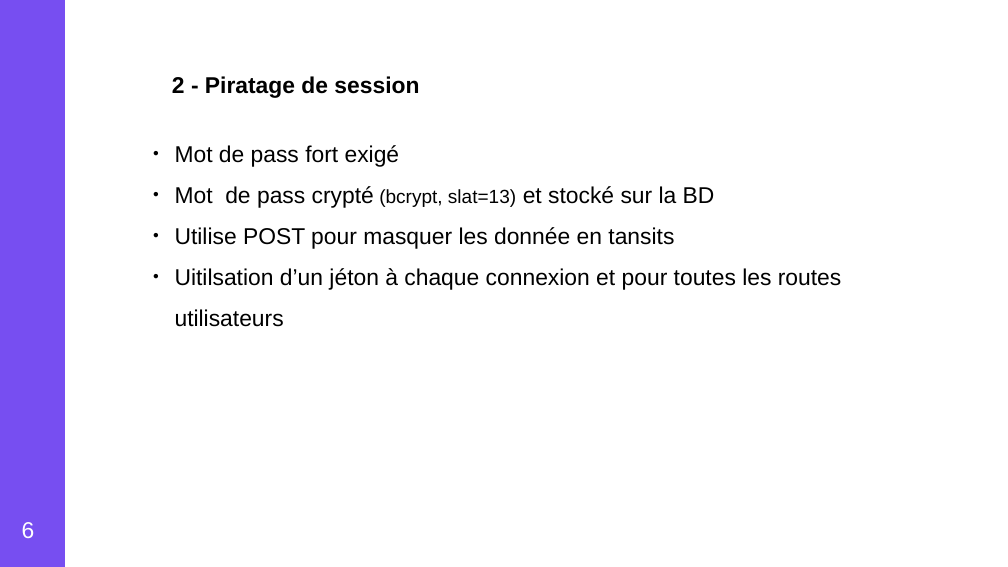
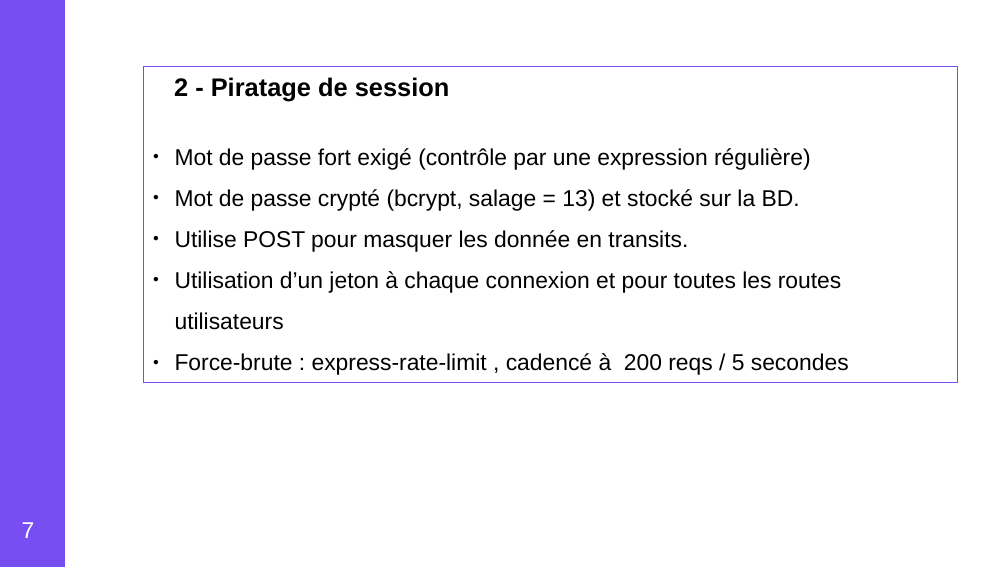
Before and after one commit to danielOuattara/Openclassroom_P6_15_01_2021, a slide deck: slide 7 of schema_global.odp (slide 6 before the commit). Drawn at 1008x567 pixels with LibreOffice and Linux fonts; fonts in the diff are those of the drawing. Boxes give left, top, right and bottom in pixels: in the first picture for what was removed or moved away, otherwise in the second. Text is boxed around its words. In the diff, an @@ line names an element or a change of style, - is before the commit and + after.

```diff
--- a/schema_global.odp
+++ b/schema_global.odp
@@ rectangle "2 - Piratage de session": place and size @@
-rectangle "2 - Piratage de session" at (172, 76, 842, 327)
+rectangle "2 - Piratage de session" at (144, 66, 958, 382)
@@ rectangle "2 - Piratage de session" at (144, 66, 958, 382): outline none to #774EF1 0 pt @@
@@ text in rectangle at (174, 77, 450, 101): size 18 to 20 pt in "2 - Piratage de session" @@
@@ text in rectangle at (175, 148, 849, 375): text changed @@
-● Mot de pass fort exigé
-● Mot de pass crypté (bcrypt, slat=13) et stocké sur la BD
-● Utilise POST pour masquer les donnée en tansits
-● Uitilsation d’un jéton à chaque connexion et pour toutes les routes utilisateurs
+● Mot de passe fort exigé (contrôle par une expression régulière)
+● Mot de passe crypté (bcrypt, salage = 13) et stocké sur la BD.
+● Utilise POST pour masquer les donnée en transits.
+● Utilisation d’un jeton à chaque connexion et pour toutes les routes utilisateurs
+● Force-brute : express-rate-limit , cadencé à 200 reqs / 5 secondes
@@ page number at (22, 522, 35, 538): text changed @@
-6
+7
```
Also in this commit, not shown: 5 other slides changed, 5 slides added, 13 slides removed, 7 other files.
